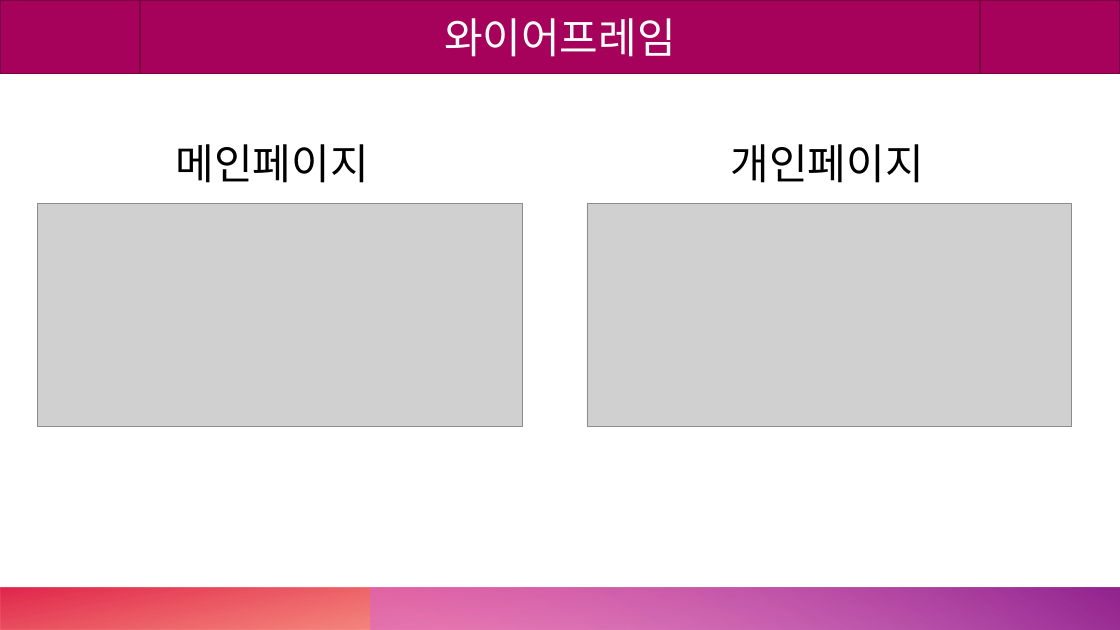
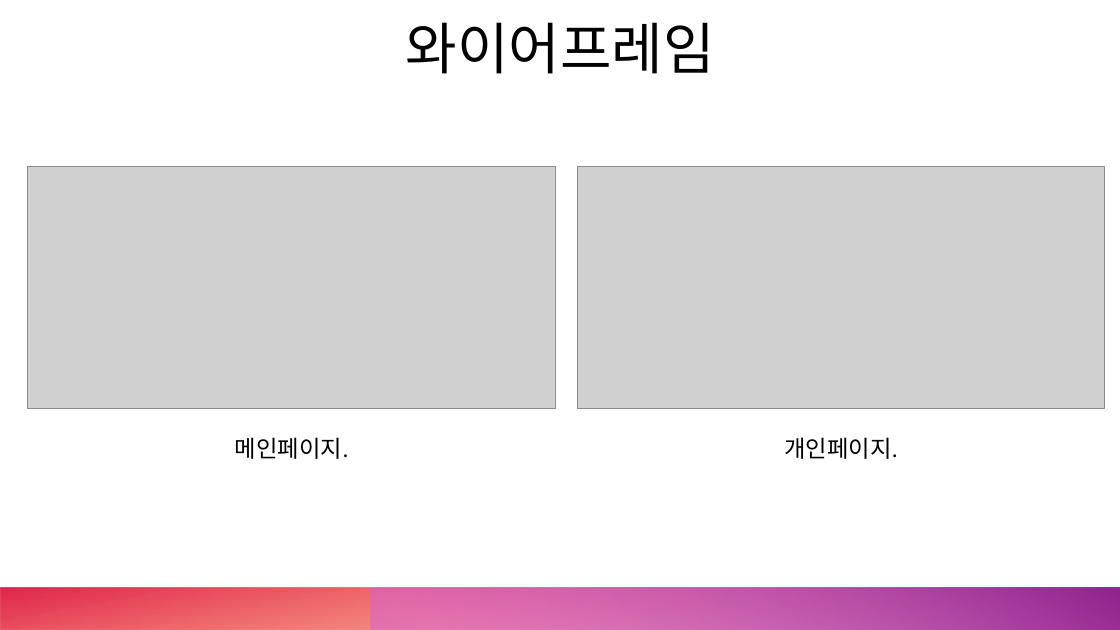
Before and after one commit to Mrgil0/FourGlass, a slide deck: slide 2 of FourGlass/FourGlass.pptx. Drawn at 1120x630 pixels with LibreOffice and Linux fonts; fonts in the diff are those of the drawing; grey boxes stand for pictures. Boxes give left, top, right and bottom in pixels: in the first picture for what was removed or moved away, otherwise in the second. Text is boxed around its words. In the diff, an @@ line names an element or a change of style, - is before the commit and + after.

```diff
--- a/FourGlass/FourGlass.pptx
+++ b/FourGlass/FourGlass.pptx
@@ text "와이어프레임": place and size @@
-text "와이어프레임" at <box>0,0,1120,73</box>
+text "와이어프레임" at <box>406,22,715,74</box>
@@ text "와이어프레임" at <box>406,22,715,74</box>: size 36 to 48 pt, text colour #FFFFFF to #000000; vertical alignment middle to top; fill #A6025C to none; outline #7B0144 1 pt to none @@
@@ picture: place and size @@
-picture at <box>38,204,523,427</box>
+picture at <box>28,166,555,408</box>
@@ picture: place and size @@
-picture at <box>587,204,1072,427</box>
+picture at <box>577,166,1105,408</box>
@@ text at <box>235,437,348,459</box>: text changed; size 36 to 20 pt; font Noto Sans CJK KR to Calibri @@
-메인페이지
+메인페이지.
@@ text at <box>784,437,897,459</box>: text changed; size 36 to 20 pt; font Noto Sans CJK KR to Calibri @@
-개인페이지
+개인페이지.
```
Also in this commit, not shown: 6 other slides changed, 4 slides added, 1 slide removed.
